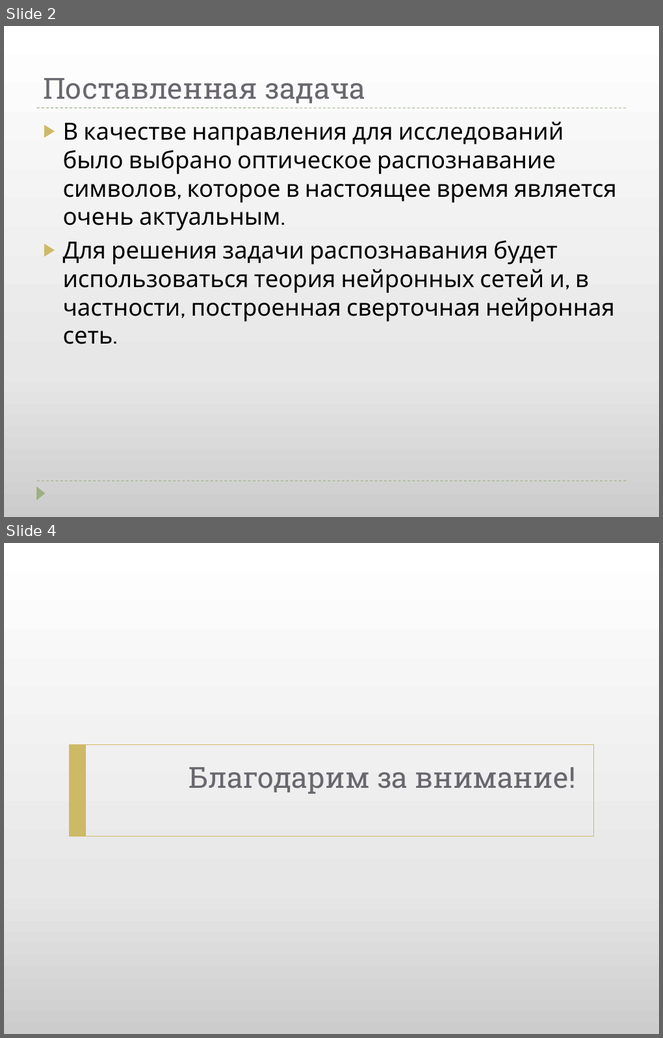
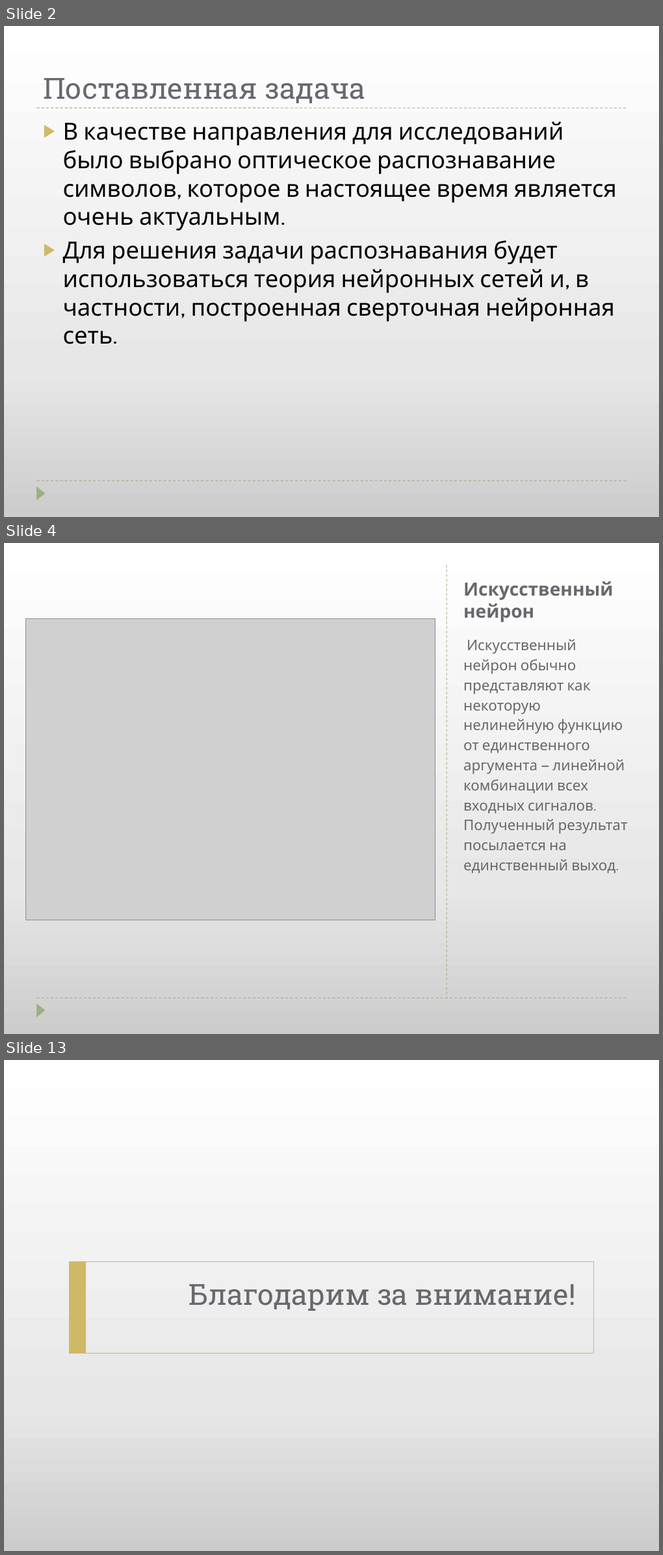
Before and after one commit to igor-kalashnikov/nebulous, a slide deck: Documentation/Project Presentation.pptx. Shown one above the other, each under a label of ours: slides 2 and 4 before the commit, slides 2, 4 and 13 after it; the slides between them are not shown. The pictures are 663x1038 and 663x1555 pixels, drawn with LibreOffice and Linux fonts; fonts in the diff are those of the drawing; grey boxes stand for pictures. Boxes give left, top, right and bottom in pixels: in the first picture for what was removed or moved away, otherwise in the second. Text is boxed around its words. In the diff, an @@ line names an element or a change of style, - is before the commit and + after.

```diff
--- a/Documentation/Project Presentation.pptx
+++ b/Documentation/Project Presentation.pptx
@@ slide 4 added at box(4, 543, 659, 1034), background gradient #CCCCCC to #E7E7E7 to #FFFFFF; not listed: 2 template elements that a slide beside it also shows @@
@@ line added from (447, 565) to (447, 998), #9CB084 0.75 pt dashed @@
@@ title added at box(464, 581, 614, 622), 20 pt, text #69676D, bold @@
+Искусственный нейрон
@@ picture added at box(25, 618, 435, 921) @@
@@ text added at box(464, 639, 628, 873), 16 pt, text #69676D @@
+Искусственный нейрон обычно представляют как некоторую нелинейную функцию от единственного аргумента — линейной комбинации всех входных сигналов. Полученный результат посылается на единственный выход.
@@ what was slide 4 is now slide 13 @@
```
Also in this commit, not shown: 1 slide changed, 8 other slides added, 2 other files.
